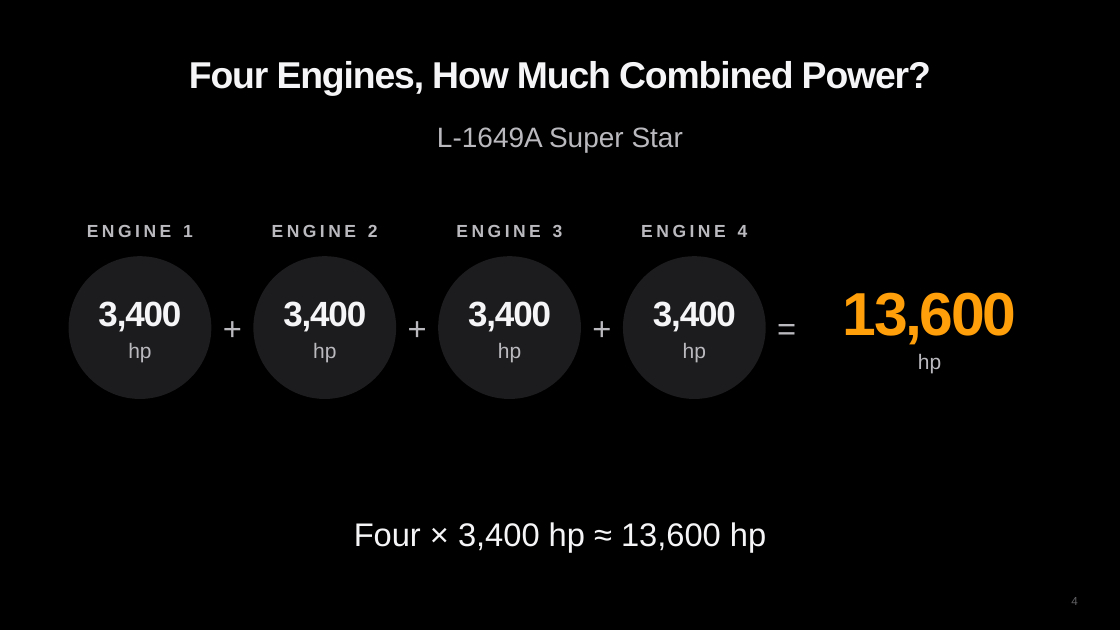
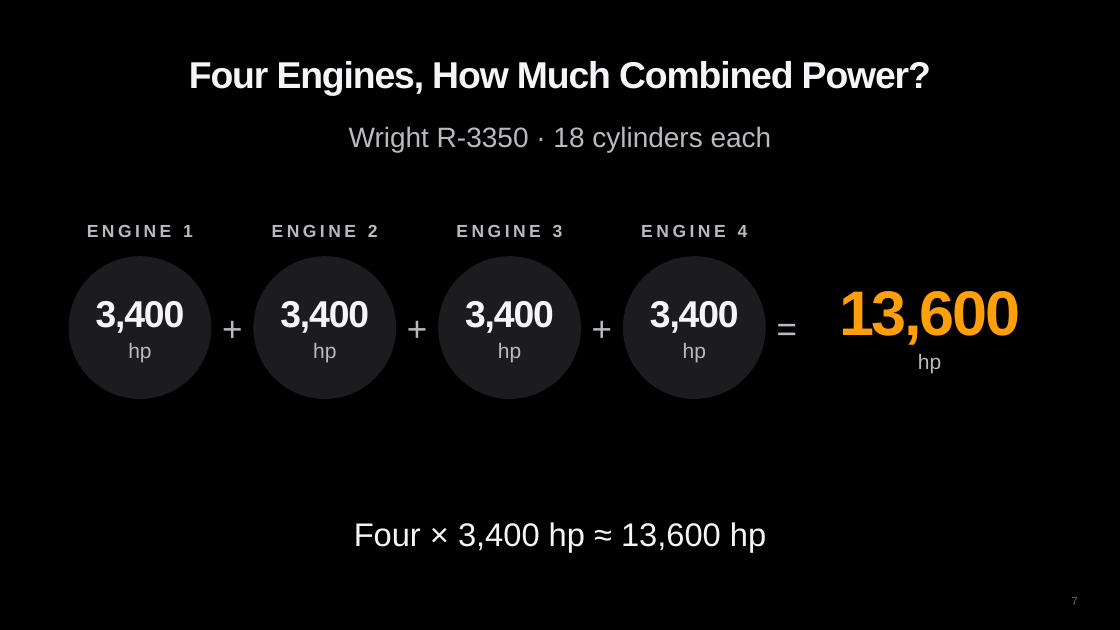
Before and after one commit to diuneilomochaufahai/claude, a slide deck: slide 7 of Constellation_Visual_Pitch_EN.pptx (slide 4 before the commit). Drawn at 1120x630 pixels with LibreOffice and Linux fonts; fonts in the diff are those of the drawing. Boxes give left, top, right and bottom in pixels: in the first picture for what was removed or moved away, otherwise in the second. Text is boxed around its words. In the diff, an @@ line names an element or a change of style, - is before the commit and + after.

```diff
--- a/Constellation_Visual_Pitch_EN.pptx
+++ b/Constellation_Visual_Pitch_EN.pptx
@@ text at <box>349,126,772,152</box>: text changed @@
-L-1649A Super Star
+Wright R-3350 · 18 cylinders each
@@ size 30 to 32 pt in 4 elements at <box>96,301,185,333</box>, <box>280,301,369,333</box>, <box>465,301,554,333</box>, <box>650,301,739,333</box> @@
@@ text "13,600" at <box>839,291,1020,345</box>: size 52 to 54 pt @@
@@ page number at <box>1071,597,1077,605</box>: text changed @@
-4
+7
```
Also in this commit, not shown: 16 other slides changed, 8 slides added, 2 other files.
